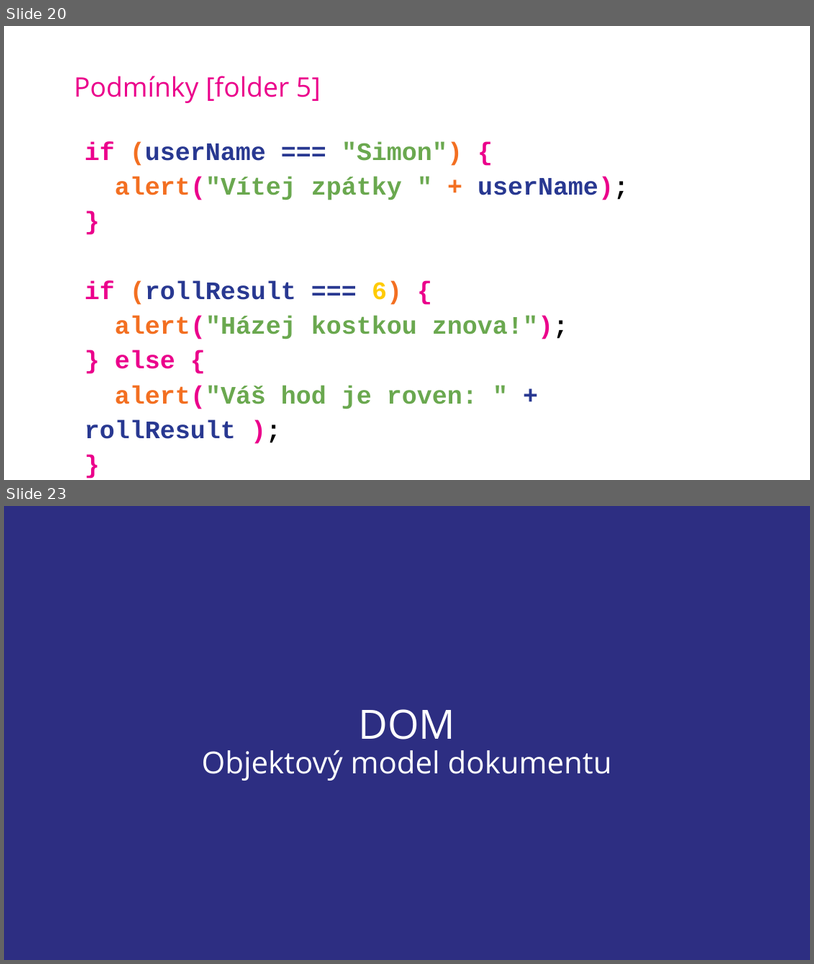
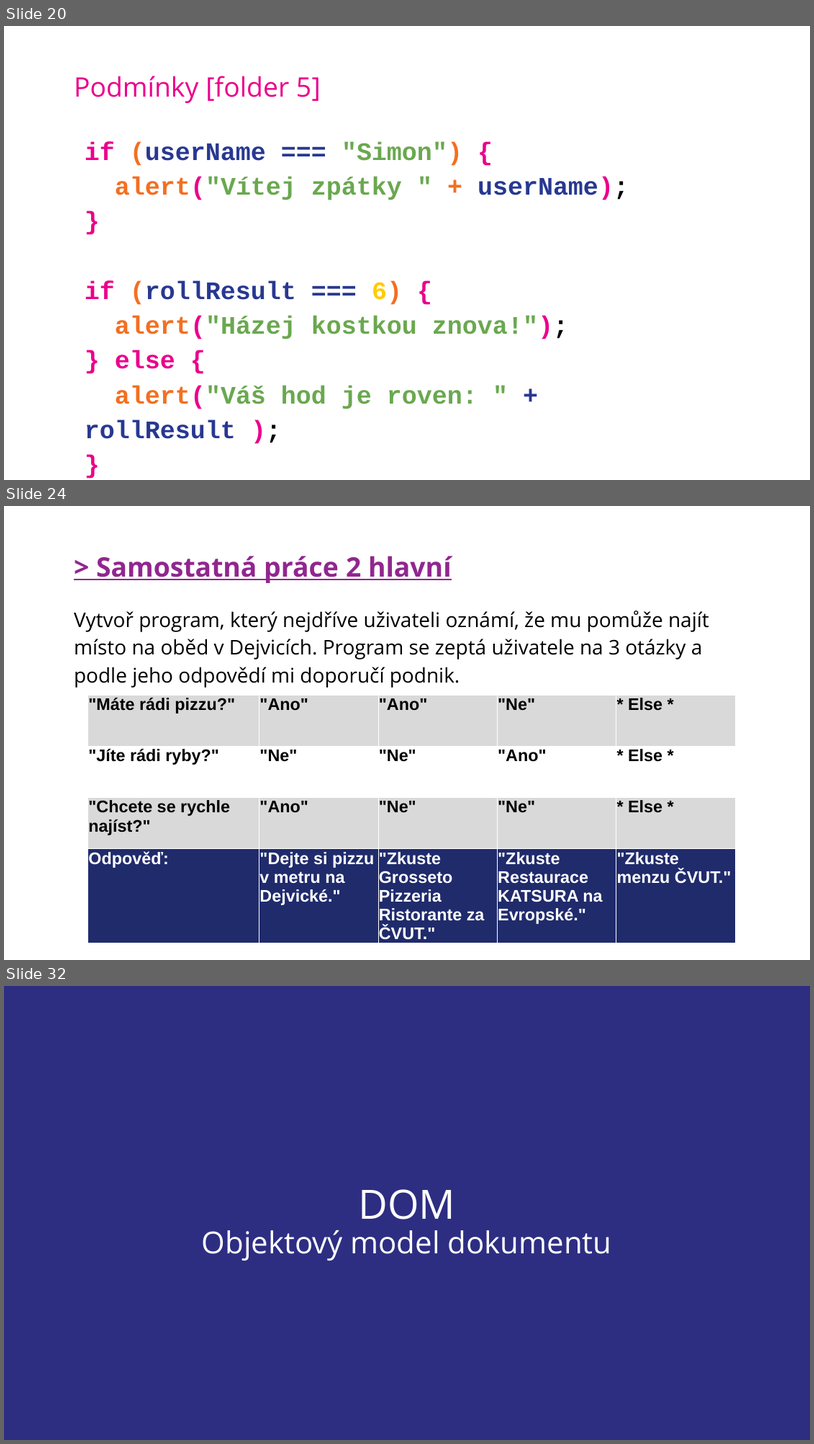
Before and after one commit to SimonB87/LetniSkola2020JS, a slide deck: JS-SB-LetnIskola2020.pptx. Shown one above the other, each under a label of ours: slides 20 and 23 before the commit, slides 20, 24 and 32 after it; the slides between them are not shown. The pictures are 814x964 and 814x1444 pixels, drawn with LibreOffice and Linux fonts; fonts in the diff are those of the drawing; background and template pictures are left out. Boxes give left, top, right and bottom in pixels: in the first picture for what was removed or moved away, otherwise in the second. Text is boxed around its words. In the diff, an @@ line names an element or a change of style, - is before the commit and + after.

```diff
--- a/JS-SB-LetnIskola2020.pptx
+++ b/JS-SB-LetnIskola2020.pptx
@@ slide 24 added at [4,506,810,960], background picture (left out) @@
@@ title added at [96,556,452,583], 32 pt, text #91268F, bold, underline @@
+> Samostatná práce 2 hlavní
@@ text added at [74,610,710,687], 24 pt, text #000000 @@
+Vytvoř program, který nejdříve uživateli oznámí, že mu pomůže najít místo na oběd v Dejvicích. Program se zeptá uživatele na 3 otázky a podle jeho odpovědí mi doporučí podnik.
@@ table added at [88,695,736,950], 4 rows, 5 columns @@
+"Máte rádi pizzu?" | "Ano" | "Ano" | "Ne" | * Else *
+"Jíte rádi ryby?" | "Ne" | "Ne" | "Ano" | * Else *
+"Chcete se rychle najíst?" | "Ano" | "Ne" | "Ne" | * Else *
+Odpověď: | "Dejte si pizzu v metru na Dejvické." | "Zkuste Grosseto Pizzeria Ristorante za ČVUT." | "Zkuste Restaurace KATSURA na Evropské." | "Zkuste menzu ČVUT."
@@ what was slide 23 is now slide 32 @@
```
Also in this commit, not shown: 3 slides changed, 8 other slides added.
